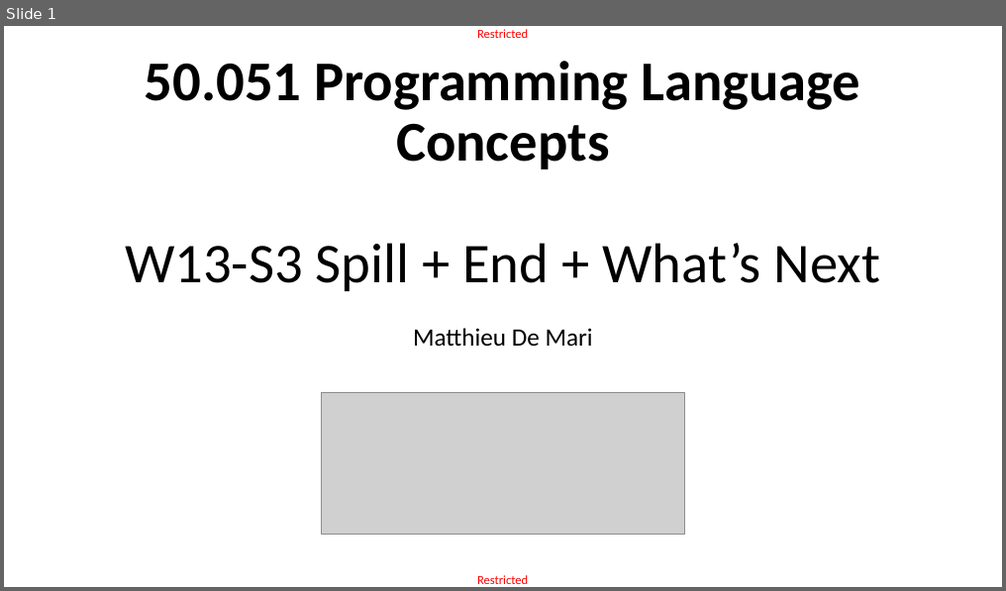
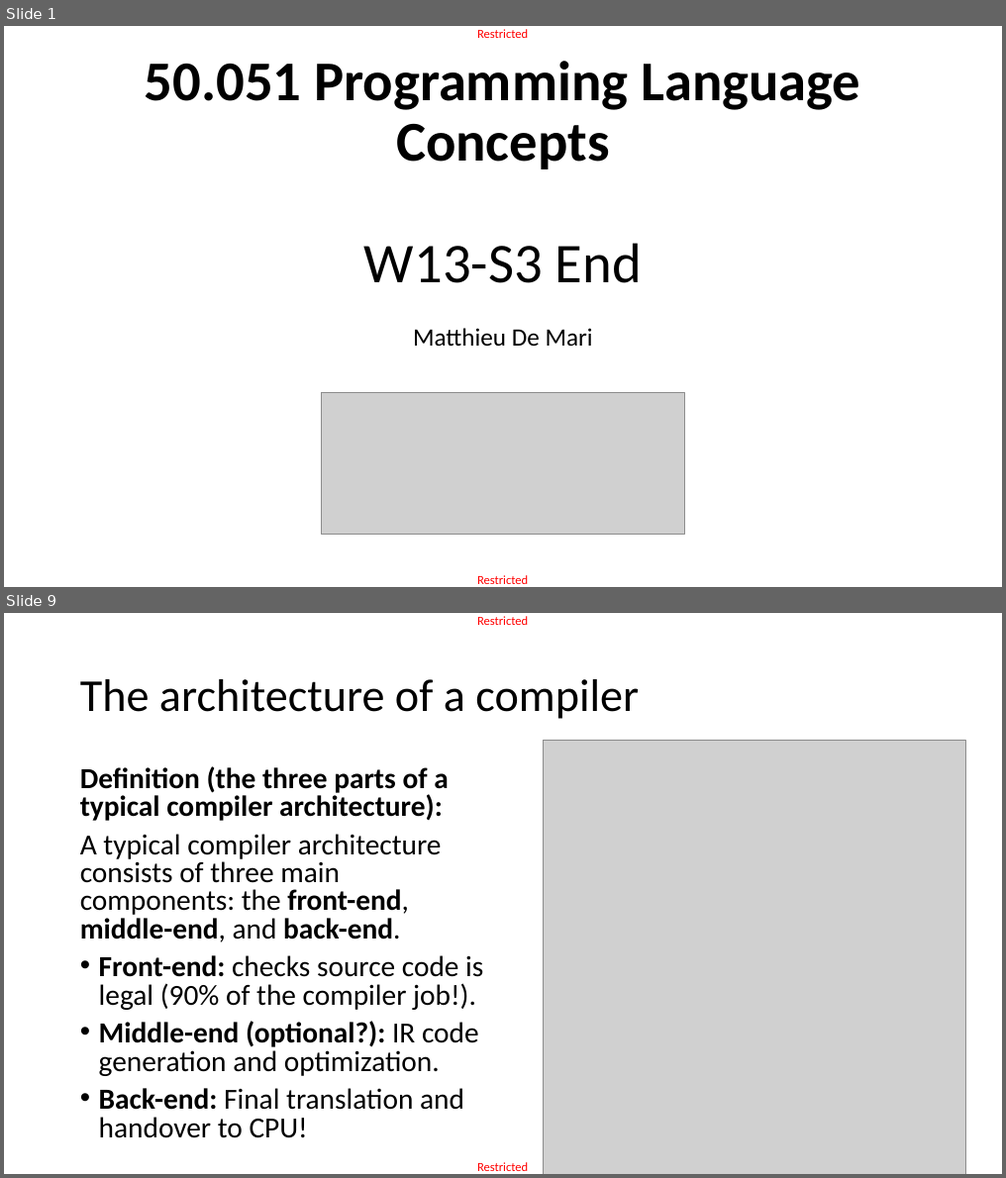
Before and after one commit to matthieudemari/SUTD_PLC_50_051, a slide deck: W13/W13S3/W13S3.pptx. Shown one above the other, each under a label of ours: slide 1 before the commit, slides 1 and 9 after it; the slides between them are not shown. The pictures are 1006x591 and 1006x1178 pixels, drawn with LibreOffice and Linux fonts; fonts in the diff are those of the drawing; grey boxes stand for pictures. Boxes give left, top, right and bottom in pixels: in the first picture for what was removed or moved away, otherwise in the second. Text is boxed around its words. In the diff, an @@ line names an element or a change of style, - is before the commit and + after.

Commit message:
Finalized W13S3 End lecture.

```diff
--- a/W13/W13S3/W13S3.pptx
+++ b/W13/W13S3/W13S3.pptx
@@ slide 9 added at (4,613,1002,1174), background #FFFFFF; not listed: 2 template elements that a slide beside it also shows @@
@@ title added at (80,679,639,719), 44 pt, text #000000 @@
+The architecture of a compiler
@@ picture added at (544,740,966,1174) @@
@@ text added at (80,766,483,1139), 28 pt, text #000000 @@
+Definition (the three parts of a typical compiler architecture):
+A typical compiler architecture consists of three main components: the front-end, middle-end, and back-end.
+• Front-end: checks source code is legal (90% of the compiler job!).
+• Middle-end (optional?): IR code generation and optimization.
+• Back-end: Final translation and handover to CPU!
@@ slide 1 changed as well @@
@@ title at (145,61,860,283): text changed @@
-50.051 Programming Language Concepts
-W13-S3 Spill + End + What’s Next
+50.051 Programming Language Concepts
+W13-S3 End
```
Also in this commit, not shown: 24 other slides added, 54 other files.
